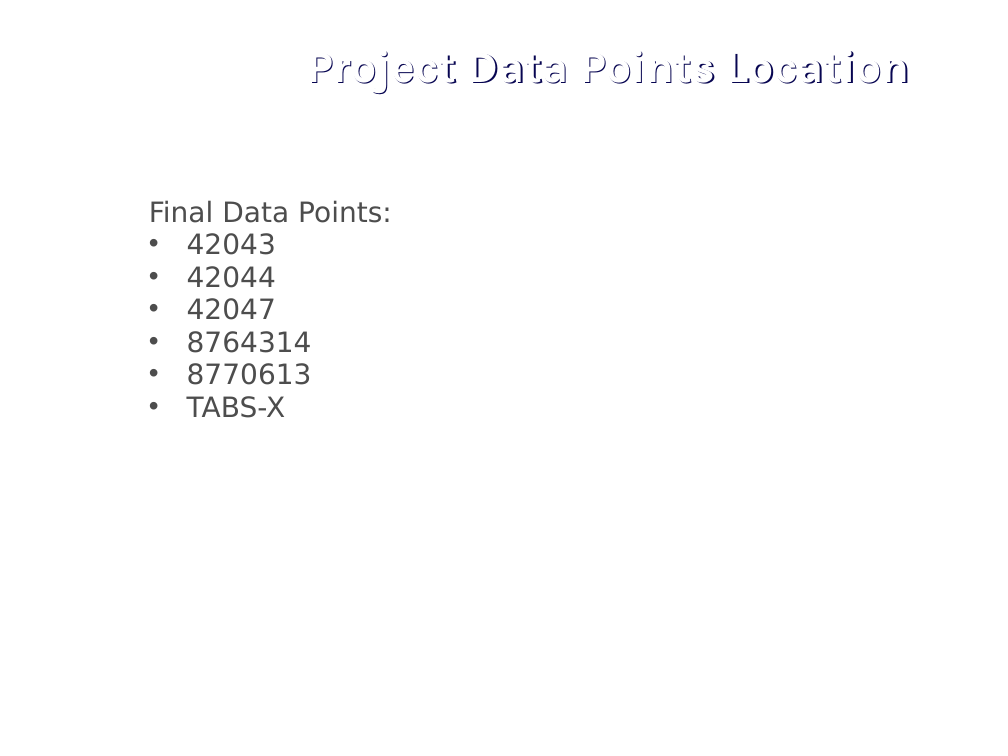
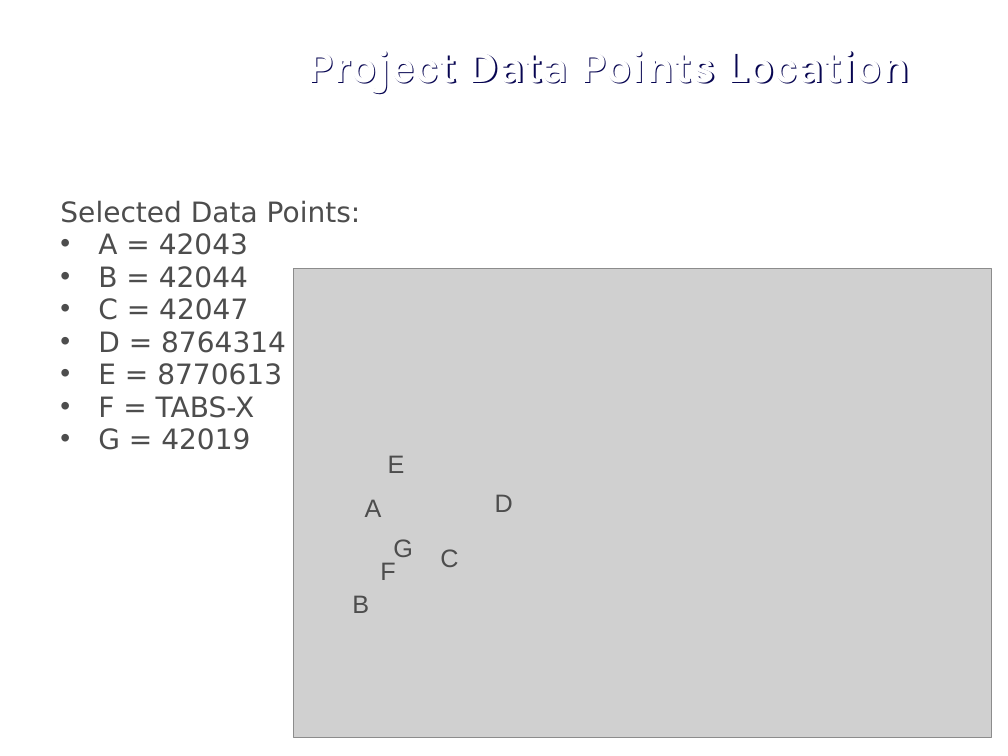
Before and after one commit to j1-aggie/Hurricane_Harvey_Analysis, a slide deck: slide 5 of Final Presentation.pptx (slide 4 before the commit). Drawn at 1008x756 pixels with LibreOffice and Linux fonts; fonts in the diff are those of the drawing; grey boxes stand for pictures; background and template pictures are left out. Boxes give left, top, right and bottom in pixels: in the first picture for what was removed or moved away, otherwise in the second. Text is boxed around its words. In the diff, an @@ line names an element or a change of style, - is before the commit and + after.

```diff
--- a/Final Presentation.pptx
+++ b/Final Presentation.pptx
@@ text at <box>60,200,361,450</box>: text changed @@
-Final Data Points:
-• 42043
-• 42044
-• 42047
-• 8764314
-• 8770613
-• TABS-X
+Selected Data Points:
+• A = 42043
+• B = 42044
+• C = 42047
+• D = 8764314
+• E = 8770613
+• F = TABS-X
+• G = 42019
@@ picture added at <box>293,269,991,738</box> @@
@@ text added at <box>388,455,405,473</box>, 18 pt, text #4D4D4D @@
+E
@@ text added at <box>365,499,382,517</box>, 18 pt, text #4D4D4D @@
+A
@@ text added at <box>495,494,513,512</box>, 18 pt, text #4D4D4D @@
+D
@@ text added at <box>393,539,413,563</box>, 18 pt, text #4D4D4D @@
+G
@@ text added at <box>380,562,395,580</box>, 18 pt, text #4D4D4D @@
+F
@@ text added at <box>440,549,458,567</box>, 18 pt, text #4D4D4D @@
+C
@@ text added at <box>352,595,369,613</box>, 18 pt, text #4D4D4D @@
+B
```
Also in this commit, not shown: 9 other slides changed, 3 slides added, 1 slide removed, 17 other files.
